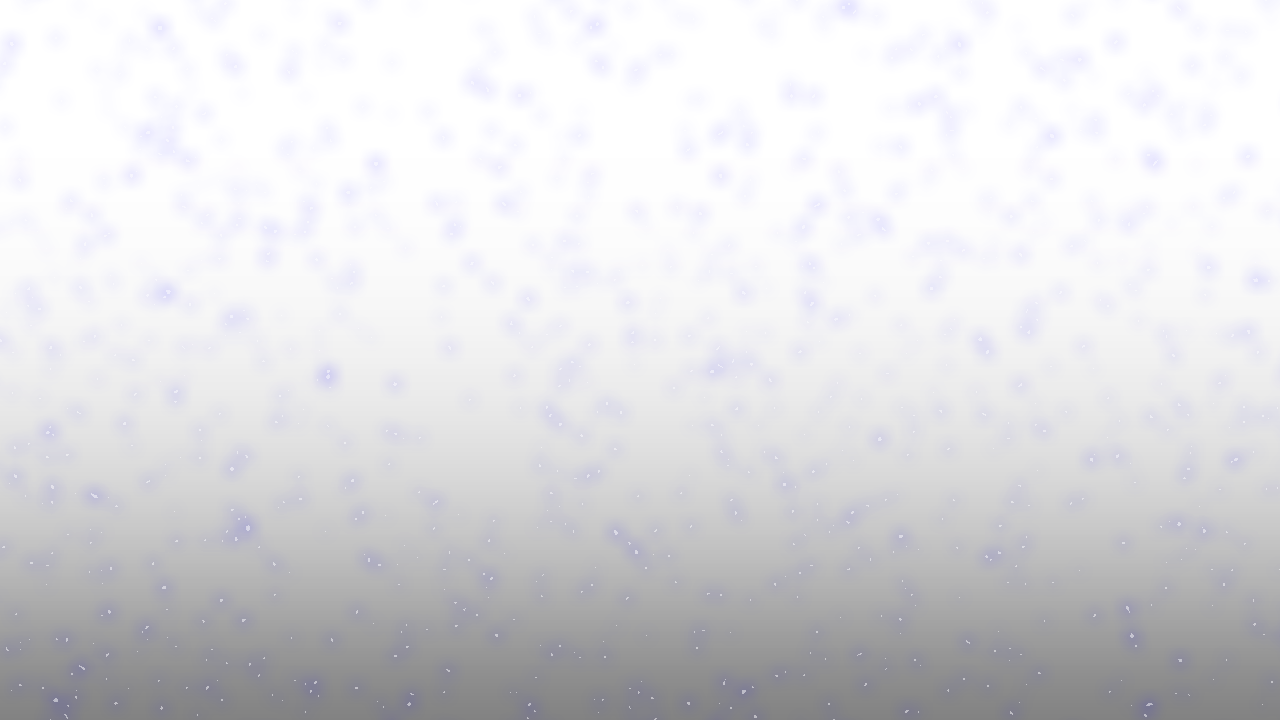
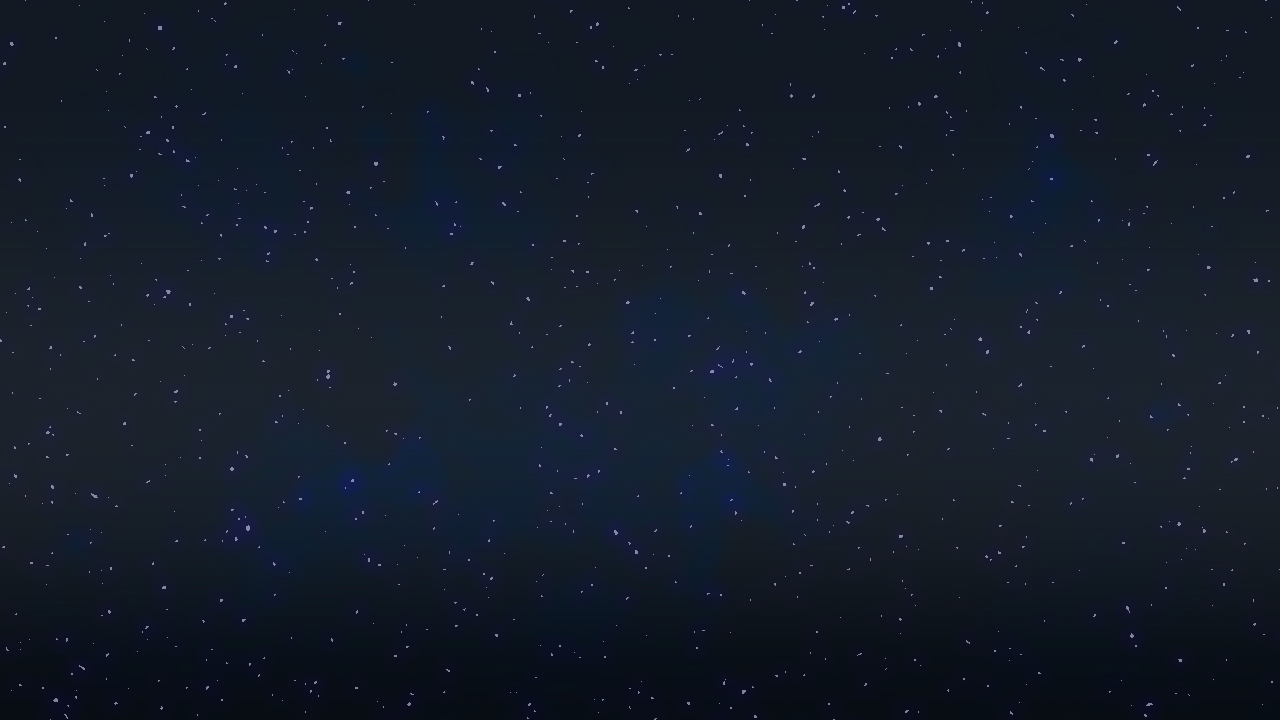
Revision of a layered 1280px x 720px image; what changed, layer by layer:
renamed "レイヤー 3" to "ExK_p7wVoAg_Rij", opacity 100% → 40%, blend normal → saturation, moved it above "レイヤー 1", painted on it over [0,0,1280,720]
painted on "レイヤー 1" over [0,0,1280,720]
showed "レイヤー 2" over [0,0,1280,720]
